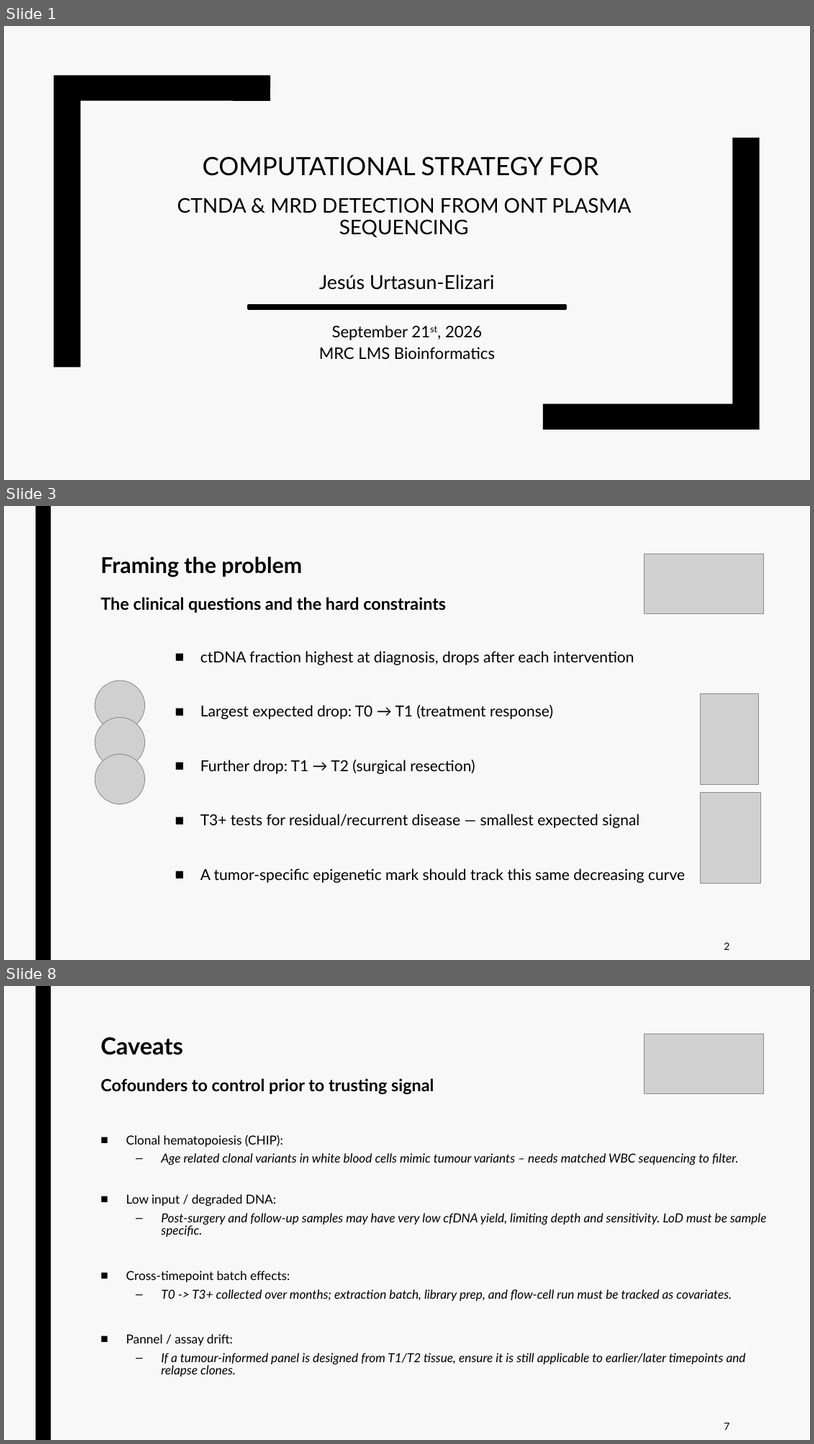
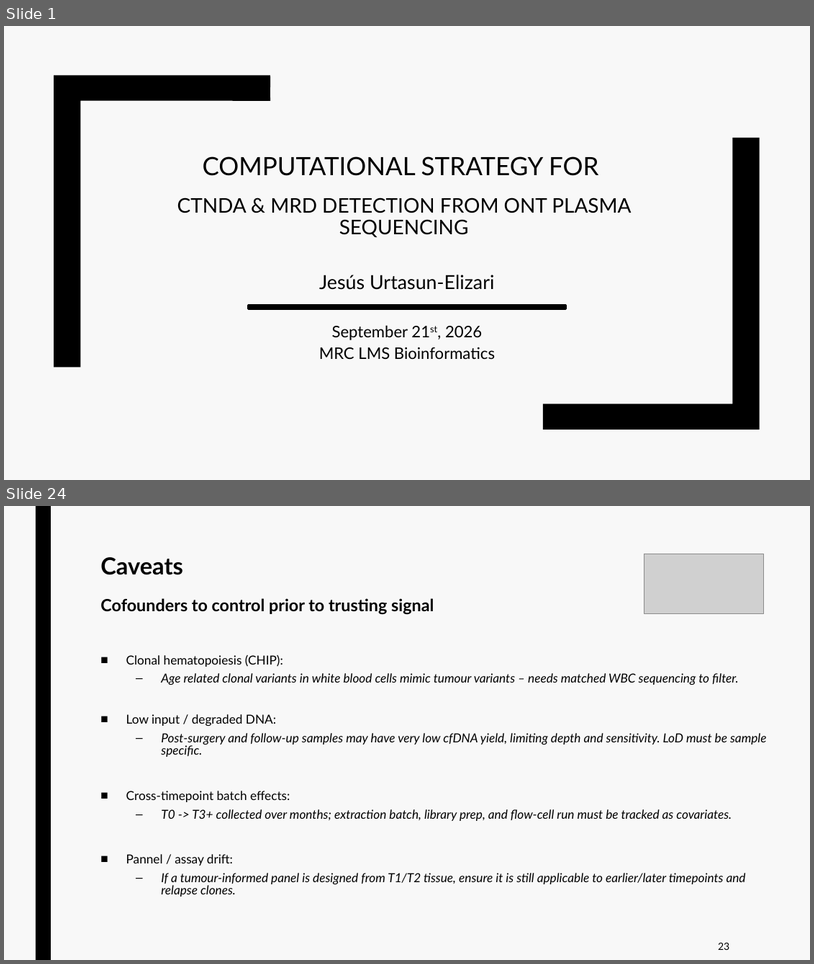
Before and after one commit to jurtasun/presentations, a slide deck: 202609_vhio_symposium/202609_vhio_technical.ppt. Shown one above the other, each under a label of ours: slides 1, 3 and 8 before the commit, slides 1 and 24 after it; the slides between them are not shown. The pictures are 814x1444 and 814x964 pixels, drawn with LibreOffice and Linux fonts; fonts in the diff are those of the drawing; grey boxes stand for pictures. Boxes give left, top, right and bottom in pixels: in the first picture for what was removed or moved away, otherwise in the second. Text is boxed around its words. In the diff, an @@ line names an element or a change of style, - is before the commit and + after.

```diff
--- a/202609_vhio_symposium/202609_vhio_technical.ppt
+++ b/202609_vhio_symposium/202609_vhio_technical.ppt
@@ slide 3 removed at <box>4,506,810,960</box>, background #F8F8F8; not listed: 1 template element that a slide beside it also shows @@
@@ title removed at <box>100,556,446,613</box> @@
-Framing the problem
-The clinical questions and the hard constraints
@@ picture removed at <box>645,554,764,613</box> @@
@@ text removed at <box>201,651,685,883</box> @@
-■ ctDNA fraction highest at diagnosis, drops after each intervention
-■ Largest expected drop: T0 → T1 (treatment response)
-■ Further drop: T1 → T2 (surgical resection)
-■ T3+ tests for residual/recurrent disease — smallest expected signal
-■ A tumor-specific epigenetic mark should track this same decreasing curve
@@ picture removed at <box>95,680,145,731</box> @@
@@ picture removed at <box>701,693,759,784</box> @@
@@ picture removed at <box>95,717,145,767</box> @@
@@ picture removed at <box>95,754,145,804</box> @@
@@ picture removed at <box>701,792,761,883</box> @@
@@ text removed at <box>724,942,730,950</box> @@
-2
@@ what was slide 8 is now slide 24 @@
@@ page number at <box>718,942,730,950</box>: text changed @@
-7
+23
```
Also in this commit, not shown: 2 slides changed, 20 slides added, 7 other slides removed, 28 other files.
